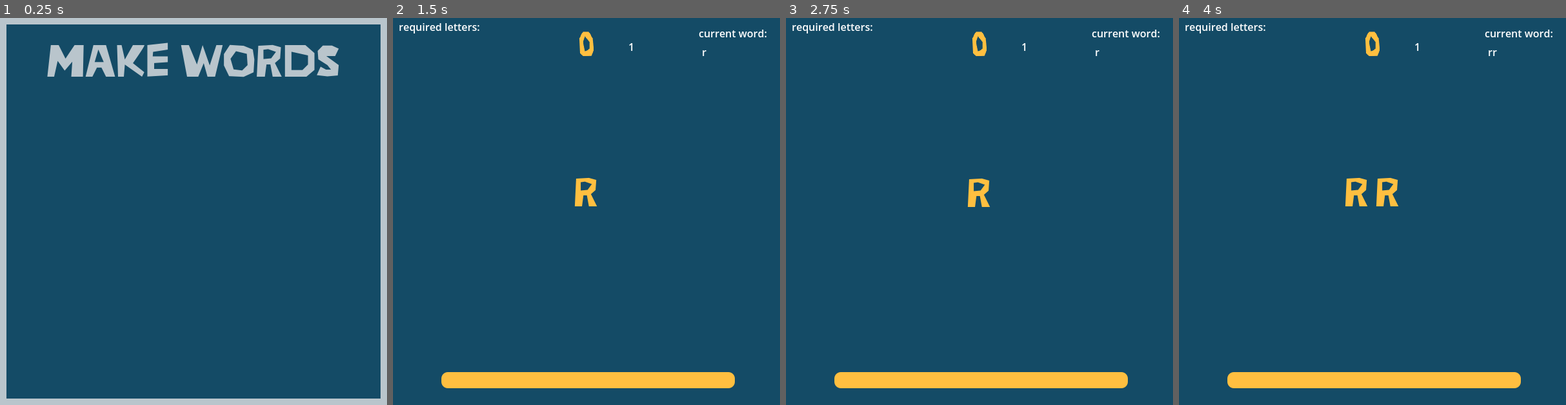
Above: before the commit, frames 1-4 (left to right).
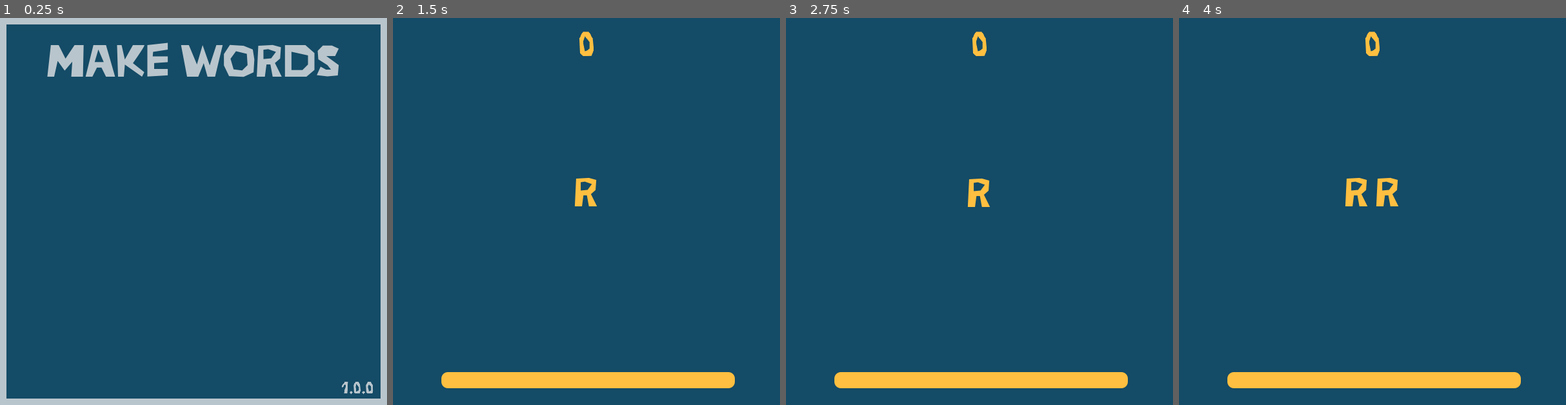
Above: after the commit, the same moments.

Repository: sugarvoid/make-words-dx
Game: Godot game, scene res://game/main_menu.tscn
Two runs of this game, one before a commit and one after it. Both use one fixed random seed, a clock stepped at 60 frames per second and the inputs below.
Inputs:
- Up to frame 1 (0.25 s): no input
- Up to frame 2 (1.5 s): tap Space (space) at 0.5, 1.25, 1.35 s; tap Enter (submit_word) at 0.6 s; hold R (back_to_main, bound only after the commit) from 1.28 s (still down)
- Up to frame 3 (2.75 s): tap Enter (submit_word) at 1.55, 2, 2.1 s; release R (back_to_main, bound only after the commit) at 2.03 s
- Up to frame 4 (4 s): tap Space (space) at 2.75 s; tap Enter (submit_word) at 2.85, 3.5, 3.8 s; hold R (back_to_main, bound only after the commit) from 3.53 s (still down); hold Space (space) from 3.53 s (still down)

The runs differ from the first frame. In frame 1, 0.1% of the frame differs, in the area x 88-97%, y 94-98%; in frame 2, 0.4%; in frame 3, 0.4%; in frame 4, 0.4%, in the area x 1-97%, y 1-10%.

Commit message:
Add reset key to game over

Diff:
--- a/game/data/game_history.json
+++ b/game/data/game_history.json
@@ -1,59 +1,4 @@
 [
-	{
-		"date": "2023/12/16 11:50",
-		"score": 100,
-		"words": [
-			"this",
-			"that",
-			"other"
-		]
-	},
-	{
-		"date": "2023/12/16 11:50",
-		"score": 100,
-		"words": [
-			"this",
-			"that",
-			"other"
-		]
-	},
-	{
-		"date": "2023/12/16 11:50",
-		"score": 100,
-		"words": [
-			"this",
-			"that",
-			"other"
-		]
-	},
-	{
-		"date": "2023/12/16 11:58",
-		"score": 100,
-		"words": [
-			"this",
-			"that",
-			"other"
-		]
-	},
-	{
-		"date": "2023/12/16 12:01",
-		"score": 100,
-		"words": [
-			"knock",
-			"knight",
-			"never",
-			"vent",
-			"tent",
-			"enter",
-			"never",
-			"event",
-			"number",
-			"rump",
-			"room",
-			"roof",
-			"book"
-		]
-	},
 	{
 		"date": "2023/12/16 13:40",
 		"score": 42,
@@ -94,5 +39,108 @@
 			"nothing",
 			"going"
 		]
+	},
+	{
+		"date": "2023/12/16 16:36",
+		"score": 111,
+		"words": [
+			"print",
+			"popcorn",
+			"group",
+			"paint",
+			"sting",
+			"night",
+			"tough",
+			"country",
+			"runner",
+			"never",
+			"november",
+			"never",
+			"run"
+		]
+	},
+	{
+		"date": "2023/12/16 16:45",
+		"score": 103,
+		"words": [
+			"print",
+			"think",
+			"never",
+			"enter",
+			"ream",
+			"remember",
+			"rubber",
+			"runner",
+			"rain",
+			"anger",
+			"grinning",
+			"gin",
+			"gone",
+			"name"
+		]
+	},
+	{
+		"date": "2023/12/16 16:47",
+		"score": 118,
+		"words": [
+			"trip",
+			"rainfall",
+			"anger",
+			"apple",
+			"primal",
+			"mister",
+			"travel",
+			"attack",
+			"taker",
+			"enter",
+			"ranger",
+			"rover",
+			"evil",
+			"pillow"
+		]
+	},
+	{
+		"date": "2023/12/16 16:54",
+		"score": 109,
+		"words": [
+			"print",
+			"painter",
+			"enter",
+			"november",
+			"bomber",
+			"roaming",
+			"image",
+			"anger",
+			"remember",
+			"monkey",
+			"normal"
+		]
+	},
+	{
+		"date": "2023/12/16 16:58",
+		"score": 46,
+		"words": [
+			"think",
+			"knock",
+			"crank",
+			"never"
+		]
+	},
+	{
+		"date": "2023/12/16 17:05",
+		"score": 101,
+		"words": [
+			"think",
+			"north",
+			"rain",
+			"november",
+			"berry",
+			"better",
+			"trouble",
+			"boating",
+			"nothing",
+			"tongs",
+			"south"
+		]
 	}
 ]
--- a/game/game.gd
+++ b/game/game.gd
@@ -38,18 +38,18 @@
 @onready var lbl_running_word: HBoxContainer = get_node("RunningWord")
 
 func _ready() -> void:
+	# Delete txt file from last game
+	DirAccess.remove_absolute(USED_WORDS_PATH)
+	var new_word_txt = FileAccess.open(USED_WORDS_PATH, FileAccess.WRITE_READ)
+	new_word_txt.close
 	_update_score(0)
 	game_round = 1
 	$TextureProgressBar.value = STARTING_TIME
 	$Debug/LblRound.text = str(game_round)
 	load_words_from_file()
 	_update_player_label()
-	print($TextureProgressBar.value)
-	## store_game_data()
 	_game_history = load_history()
 	$TmrCountDown.connect("timeout", _go_to_gameover)
-
-
 
 func load_words_from_file() -> void:
 	if FileAccess.file_exists(WORD_LIST_PATH):
@@ -84,13 +84,16 @@
 
 	if event.is_action_released("submit_word"):
 		if check_if_word_is_vaild(running_word) and len(running_word) > 2:
-			_used_words_list.append(running_word)
-			submit_word(running_word)
+			if !_used_words_list.has(running_word):
+				_used_words_list.append(running_word)
+				submit_word(running_word)
+			else:
+				print("Used this word already")
+				shake_letters()
 		else:
 			# Not a real word or word is only 2 charaters
 			shake_letters()
 			print(str(running_word, ": was not real"))
-			pass
 
 func _unhandled_input(event: InputEvent) -> void:
 	if event is InputEventKey and event.is_pressed():
@@ -145,7 +148,6 @@
 	if len(required_letters) == 2:
 		letter_copy.move_to_pos($PosRequired3.global_position)
 
-
 func go_to_next_round() -> void:
 	game_round += 1
 	running_word = ""
@@ -161,13 +163,9 @@
 		l.shake(false)
 
 func submit_word(word: String) -> void:
-	print(str("Entering a word on round: ", game_round))
-
 	randomize()
 	var shuffled_letters = $RunningWord.get_children()
 	shuffled_letters.shuffle()
-
-
 
 	if game_round == 1:
 		var ran_letter_1 = shuffled_letters[0]
@@ -315,24 +313,20 @@
 	var time: Dictionary = Time.get_datetime_dict_from_system()
 	var display_string : String = "%d/%02d/%02d %02d:%02d" % [time.year, time.month, time.day, time.hour, time.minute]
 
-
 	game_data.date = display_string
 	for w in used_words:
 		game_data.words.append(w)
-		save_word(w, USED_WORDS_PATH)
+		save_word(str(w, " - ", get_word_value(w)), USED_WORDS_PATH)
 
 	game_data.score = player_score
-
 	_game_history.append(game_data)
 
 	var file = FileAccess.open(GAME_HISTORY_PATH, FileAccess.READ_WRITE)
-
 	var json_string = JSON.stringify(_game_history, "\t")
 
 	file.store_string(json_string)
 	file.close()
 
-	print(game_data)
 
 func load_history() -> Array:
 	var file = FileAccess.open(GAME_HISTORY_PATH, FileAccess.READ)
@@ -340,6 +334,4 @@
 	var content = file.get_as_text()
 	file.close()
 	test = JSON.parse_string(content)
-
-	print(test[0].date)
 	return test
--- a/game/game.tscn
+++ b/game/game.tscn
@@ -49,10 +49,10 @@
 offset_bottom = 40.0
 
 [node name="PosRequired1" type="Marker2D" parent="."]
-position = Vector2(300, 133)
+position = Vector2(280, 133)
 
 [node name="PosRequired2" type="Marker2D" parent="."]
-position = Vector2(150, 133)
+position = Vector2(120, 133)
 
 [node name="PosRequired3" type="Marker2D" parent="."]
 position = Vector2(450, 133)
@@ -72,6 +72,7 @@
 vertical_alignment = 1
 
 [node name="Debug" type="Control" parent="."]
+visible = false
 anchors_preset = 0
 offset_right = 40.0
 offset_bottom = 40.0
--- a/game/game_over.gd
+++ b/game/game_over.gd
@@ -1,17 +1,16 @@
 extends Control
 
+const GAME_HISTORY_PATH = "res://game/data/game_history.json"
 const USED_WORDS_FILE: String = "res://game/data/used_words.txt"
-# Called when the node enters the scene tree for the first time.
+
+
 func _ready():
 	_load_words_from_file()
-	pass
-	#$Control/ScrollContainer.vertical_scroll_mode = ScrollContainer.SCROLL_MODE_SHOW_NEVER
+	$LblScore.text = str(load_game_history())
 
-
-# Called every frame. 'delta' is the elapsed time since the previous frame.
-func _process(delta):
-	pass
-
+func  _unhandled_input(event):
+	if event.is_action_released("back_to_main"):
+		get_tree().change_scene_to_file("res://game/main_menu.tscn")
 
 func _load_words_from_file() -> void:
 	if FileAccess.file_exists(USED_WORDS_FILE):
@@ -22,8 +21,18 @@
 				#TODO: Make new label
 				var new_label: Label = Label.new()
 				new_label.text = line
+				new_label.horizontal_alignment = HORIZONTAL_ALIGNMENT_CENTER
 				$Control/ScrollContainer/VBoxContainer.add_child(new_label)
 				#TODO: Add to scroll container
 				print(line)
 	else:
 		push_error("Word list file, not found")
+
+func load_game_history() -> int:
+	var file = FileAccess.open(GAME_HISTORY_PATH, FileAccess.READ)
+	var test: Array = []
+	var content = file.get_as_text()
+	file.close()
+	test = JSON.parse_string(content)
+	var last_game = test.size() - 1
+	return(test[last_game].score)
--- a/game/game_over.tscn
+++ b/game/game_over.tscn
@@ -38,6 +38,19 @@
 theme_override_fonts/font = ExtResource("2_7xwsn")
 theme_override_font_sizes/font_size = 72
 text = "Game Over"
+horizontal_alignment = 1
+vertical_alignment = 1
+
+[node name="Label2" type="Label" parent="."]
+layout_mode = 0
+offset_left = 302.0
+offset_top = 519.0
+offset_right = 624.0
+offset_bottom = 602.0
+theme_override_colors/font_color = Color(1, 0.74902, 0.25098, 1)
+theme_override_fonts/font = ExtResource("2_7xwsn")
+theme_override_font_sizes/font_size = 32
+text = "[R] to restart"
 horizontal_alignment = 1
 vertical_alignment = 1
 
@@ -90,60 +103,4 @@
 layout_mode = 2
 size_flags_horizontal = 3
 
-[node name="Label" type="Label" parent="Control/ScrollContainer/VBoxContainer"]
-layout_mode = 2
-text = "in the view
-"
-horizontal_alignment = 1
-
-[node name="Label2" type="Label" parent="Control/ScrollContainer/VBoxContainer"]
-layout_mode = 2
-text = "in the view
-"
-
-[node name="Label3" type="Label" parent="Control/ScrollContainer/VBoxContainer"]
-layout_mode = 2
-text = "in the view
-"
-
-[node name="Label4" type="Label" parent="Control/ScrollContainer/VBoxContainer"]
-layout_mode = 2
-text = "in the view
-"
-
-[node name="Label5" type="Label" parent="Control/ScrollContainer/VBoxContainer"]
-layout_mode = 2
-text = "in the view
-"
-
-[node name="Label6" type="Label" parent="Control/ScrollContainer/VBoxContainer"]
-layout_mode = 2
-text = "in the view
-"
-
-[node name="Label7" type="Label" parent="Control/ScrollContainer/VBoxContainer"]
-layout_mode = 2
-text = "in the view
-"
-
-[node name="Label8" type="Label" parent="Control/ScrollContainer/VBoxContainer"]
-layout_mode = 2
-text = "in the view
-"
-
-[node name="Label9" type="Label" parent="Control/ScrollContainer/VBoxContainer"]
-layout_mode = 2
-text = "in the view
-"
-
-[node name="Label10" type="Label" parent="Control/ScrollContainer/VBoxContainer"]
-layout_mode = 2
-text = "in the view
-"
-
-[node name="Label11" type="Label" parent="Control/ScrollContainer/VBoxContainer"]
-layout_mode = 2
-text = "in the view
-"
-
 [node name="SubViewport" type="SubViewport" parent="."]
--- a/game/letter_label/letter_label.gd
+++ b/game/letter_label/letter_label.gd
@@ -19,13 +19,11 @@
 func fade_away() -> void:
 	var tween = get_tree().create_tween()
 	tween.tween_property(self, "modulate", Color(1,1,1,0), 0.25)
-	#tween.tween_property(self, "scale", Vector2(), 1)
 	tween.tween_callback(self.queue_free)
 
 func move_to_pos(pos: Vector2) -> void:
 	var tween = get_tree().create_tween()
 	tween.tween_property(self, "global_position", pos, 0.6)
-
 
 func shake(do_flash: bool=false) -> void:
 	var shake_amount = 2.5
@@ -41,12 +39,10 @@
 		var x_ran = randf_range((start_pos.x - shake_amount), (start_pos.x + shake_amount))
 		var y_ran = randf_range((start_pos.y - shake_amount), (start_pos.y + shake_amount))
 		tween.tween_property(self, "position", Vector2(x_ran, y_ran), shake_duration)
-
 		tween.tween_property(self, "position", start_pos, shake_duration)
 
 	await get_tree().create_timer(0.8).timeout
 	reset_color()
-
 
 func flash_wrong() -> void:
 	change_color(Color("cc1424"))
--- a/game/main_menu.gd
+++ b/game/main_menu.gd
@@ -7,6 +7,6 @@
 	if event.is_action_pressed("space"):
 		_start_game()
 
-
 func _ready():
+	#await get_tree().create_timer(0.8).timeout
 	$AnimationPlayer.play("opening")
--- a/game/main_menu.tscn
+++ b/game/main_menu.tscn
@@ -136,9 +136,9 @@
 
 [node name="Label" type="Label" parent="."]
 layout_mode = 0
-offset_top = 111.0
+offset_top = -100.0
 offset_right = 601.0
-offset_bottom = 194.0
+offset_bottom = -17.0
 theme_override_colors/font_color = Color(0.72549, 0.772549, 0.8, 1)
 theme_override_fonts/font = ExtResource("1_kdhkk")
 theme_override_font_sizes/font_size = 72
@@ -148,13 +148,28 @@
 
 [node name="Label2" type="Label" parent="."]
 layout_mode = 0
+offset_left = -550.0
 offset_top = 333.0
-offset_right = 600.0
+offset_right = 50.0
 offset_bottom = 388.0
 theme_override_colors/font_color = Color(0.72549, 0.772549, 0.8, 1)
 theme_override_fonts/font = ExtResource("1_kdhkk")
 theme_override_font_sizes/font_size = 42
 text = "Press Space to start"
+horizontal_alignment = 1
+vertical_alignment = 1
+
+[node name="Label4" type="Label" parent="."]
+layout_mode = 0
+offset_left = 520.0
+offset_top = 556.0
+offset_right = 634.0
+offset_bottom = 611.0
+scale = Vector2(0.6, 0.6)
+theme_override_colors/font_color = Color(0.72549, 0.772549, 0.8, 1)
+theme_override_fonts/font = ExtResource("1_kdhkk")
+theme_override_font_sizes/font_size = 42
+text = "1.0.0"
 horizontal_alignment = 1
 vertical_alignment = 1
 
@@ -164,6 +179,8 @@
 offset_top = 181.0
 offset_right = 560.0
 offset_bottom = 245.0
+rotation = -3.14159
+scale = Vector2(1e-05, 1e-05)
 pivot_offset = Vector2(32, 32)
 theme_override_colors/font_color = Color(0.72549, 0.772549, 0.8, 1)
 theme_override_fonts/font = ExtResource("1_kdhkk")
@@ -173,6 +190,7 @@
 vertical_alignment = 1
 
 [node name="AnimationPlayer" type="AnimationPlayer" parent="."]
+reset_on_save = false
 libraries = {
 "": SubResource("AnimationLibrary_ac3or")
 }
--- a/project.godot
+++ b/project.godot
@@ -40,6 +40,11 @@
 , Object(InputEventKey,"resource_local_to_scene":false,"resource_name":"","device":-1,"window_id":0,"alt_pressed":false,"shift_pressed":false,"ctrl_pressed":false,"meta_pressed":false,"pressed":false,"keycode":0,"physical_keycode":4194309,"key_label":0,"unicode":0,"echo":false,"script":null)
 ]
 }
+back_to_main={
+"deadzone": 0.5,
+"events": [Object(InputEventKey,"resource_local_to_scene":false,"resource_name":"","device":-1,"window_id":0,"alt_pressed":false,"shift_pressed":false,"ctrl_pressed":false,"meta_pressed":false,"pressed":false,"keycode":0,"physical_keycode":82,"key_label":0,"unicode":114,"echo":false,"script":null)
+]
+}
 
 [rendering]
 
Not shown, added: export_presets.cfg
Not shown, changed: game/data/used_words.txt
